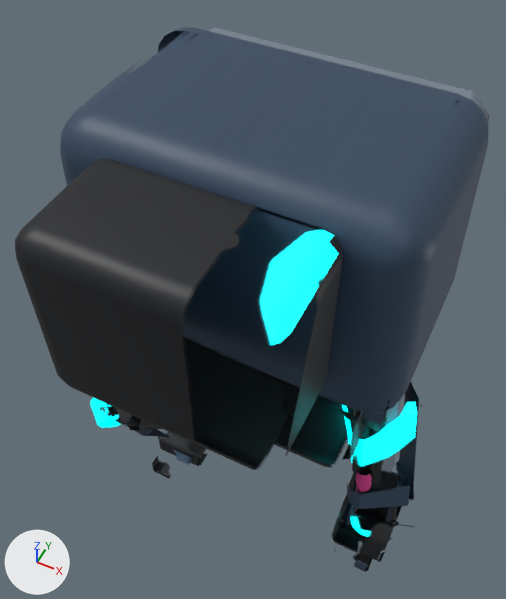
A saved change to the FBX model unity/RogueCommandAssetAuthoring/Assets/RogueCommandExpansionSample/Models/ArcLanceWalker_Atlas.fbx.
Both versions are drawn from a 50 mm lens placed at (0.69, -1.5, 3.42), pointed at (-0.2, 0.27, 1.2). The axes (+X, +Y, +Z) are drawn at lower left. The lights are the same throughout. The older version comes first.

In view in the first picture: 'ArcLanceWalker_UnifiedMesh'.
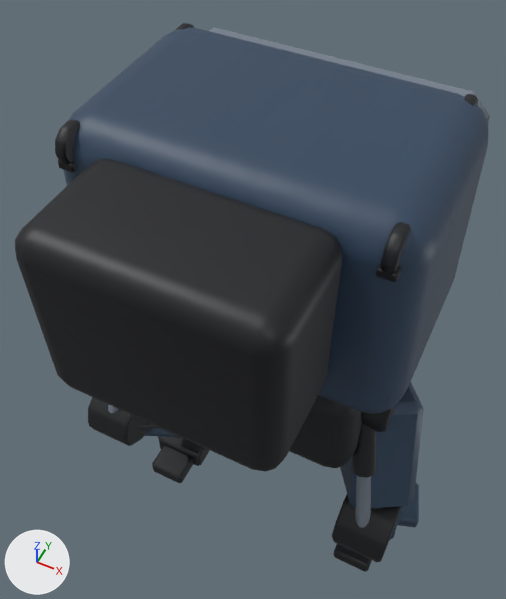
The edits, one by one:
me_arclancewalker_unifiedmesh_data_001 is used by ob_arclancewalker_unifiedmesh; location (0.0, 0.0, 0.0).
me_arclancewalker_unifiedmesh_data_001 had 2336 vertices, 2424 faces and spanned x -0.75..0.75, y -0.72..1.4, z 0.0..2.35.
me_arclancewalker_unifiedmesh_data_001 now has 2672 vertices, 2776 faces and spans x -0.75..0.75, y -0.72..1.4, z 0.0..2.35.
me_arclancewalker_unifiedmesh_data_001 part 1: the loose piece of 60 vertices spanning x -0.53..-0.35, y -0.23..0.13, z 1.28..1.62 is copied, and the copy is scaled about its middle by (0.155, 0.354, 0.354), then moved by (-0.02, 0.35, 0.83); it spans x -0.48..-0.44, y 0.24..0.36, z 2.22..2.34.
me_arclancewalker_unifiedmesh_data_001 part 2: the loose piece of 60 vertices spanning x 0.35..0.53, y -0.23..0.13, z 1.28..1.62 is copied, and the copy is scaled about its middle by (0.155, 0.354, 0.354), then moved by (0.02, 0.35, 0.83); it spans x 0.44..0.48, y 0.24..0.36, z 2.22..2.34.
me_arclancewalker_unifiedmesh_data_001 part 3: the loose piece of 60 vertices spanning x -0.66..-0.46, y -0.39..-0.12, z 0.71..0.97 is copied, and the copy is scaled about its middle by (0.134, 0.455, 0.455), then moved by (0.1, -0.05, 1.44); it spans x -0.48..-0.44, y -0.36..-0.24, z 2.22..2.34.
me_arclancewalker_unifiedmesh_data_001 part 4: the loose piece of 24 vertices spanning x -0.16..-0.02, y 0.45..0.48, z 1.4..1.46 is copied, and the copy is scaled about its middle by (0.346, 4.82, 0.383), then moved by (-0.37, -0.77, 0.8); it spans x -0.49..-0.43, y -0.35..-0.25, z 2.22..2.25.
me_arclancewalker_unifiedmesh_data_001 part 5: the loose piece of 60 vertices spanning x 0.35..0.53, y -0.23..0.13, z 1.28..1.62 is copied, and the copy is scaled about its middle by (0.155, 0.354, 0.354), then moved by (0.02, -0.25, 0.83); it spans x 0.44..0.48, y -0.36..-0.24, z 2.22..2.34.
me_arclancewalker_unifiedmesh_data_001 part 6: the loose piece of 24 vertices spanning x 0.02..0.16, y 0.45..0.48, z 1.4..1.46 is copied, and the copy is scaled about its middle by (0.346, 4.82, 0.383), then moved by (0.37, -0.77, 0.8); it spans x 0.43..0.49, y -0.35..-0.25, z 2.22..2.25.
me_arclancewalker_unifiedmesh_data_001 part 7: 2332 kept faces spanning x -0.75..0.75, y -0.72..1.4, z 0.0..2.33 get new texture (UV) coordinates.
Other edits to the shape of me_arclancewalker_unifiedmesh_data_001 do not show in these pictures.

Location of each change, [x1, y1, x2, y2] in pixels of the pictures (506 x 599 px):
'ArcLanceWalker_UnifiedMesh', reshaped
    before: [15, 27, 490, 572]
    after: [15, 23, 490, 572]
part 1 of me_arclancewalker_unifiedmesh_data_001, added (mostly hidden)
    after: [176, 23, 195, 30]
part 2 of me_arclancewalker_unifiedmesh_data_001, added
    after: [464, 94, 478, 106]
part 3 of me_arclancewalker_unifiedmesh_data_001, added
    after: [55, 119, 80, 165]
part 4 of me_arclancewalker_unifiedmesh_data_001, added
    after: [58, 160, 76, 173]
part 5 of me_arclancewalker_unifiedmesh_data_001, added
    after: [381, 222, 411, 275]
part 6 of me_arclancewalker_unifiedmesh_data_001, added
    after: [376, 264, 402, 282]
part 7 of me_arclancewalker_unifiedmesh_data_001, surface changed
    both: [89, 91, 481, 572]
